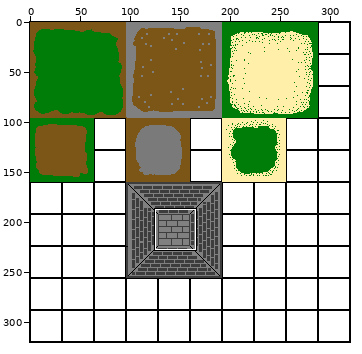
One commit to this sprite sheet: out/production/aps-demon-hunter/tile.png. Above, an overview of the earlier version with the close-up marked.
Close-up. The starting point:
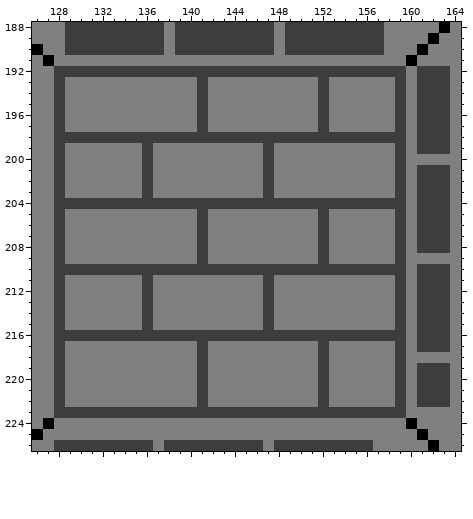
The file is 320x320 pixels. Colours within 5 levels of each other are drawn and written as one. Shown: x 126..164, y 188..226. The commit also changed other parts of the picture, which this record leaves out.
After the commit:
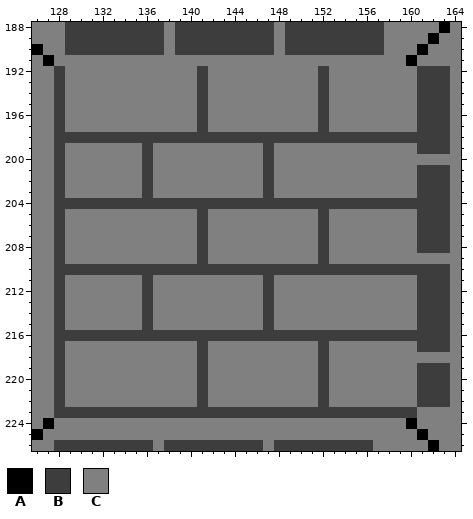
Palette (. is transparent): A #000000  B #3d3d3d  C #808080
Diff:
Changed rows in their new state; - is an unchanged pixel.
first column x 129:
192 CCCCCCCCCCCC-CCCCCCCCCC-CCCCCCC-
193 ------------------------------C-
194 ------------------------------C-
195 ------------------------------C-
196 ------------------------------C-
197 ------------------------------C-
198 -------------------------------B
199 ------------------------------C-
200 ------------------------------C-
201 ------------------------------C-
202 ------------------------------C-
203 ------------------------------C-
204 -------------------------------B
205 ------------------------------C-
206 ------------------------------C-
207 ------------------------------C-
208 ------------------------------C-
209 ------------------------------C-
210 -------------------------------B
211 ------------------------------C-
212 ------------------------------C-
213 ------------------------------C-
214 ------------------------------C-
215 ------------------------------C-
216 -------------------------------B
217 ------------------------------C-
218 ------------------------------C-
219 ------------------------------C-
220 ------------------------------C-
221 ------------------------------C-
222 ------------------------------C-
223 -------------------------------B
Boxes around the changes in both close-ups, in picture pixels (x1, y1, x2, y2):
changed: (65, 66, 417, 418)
